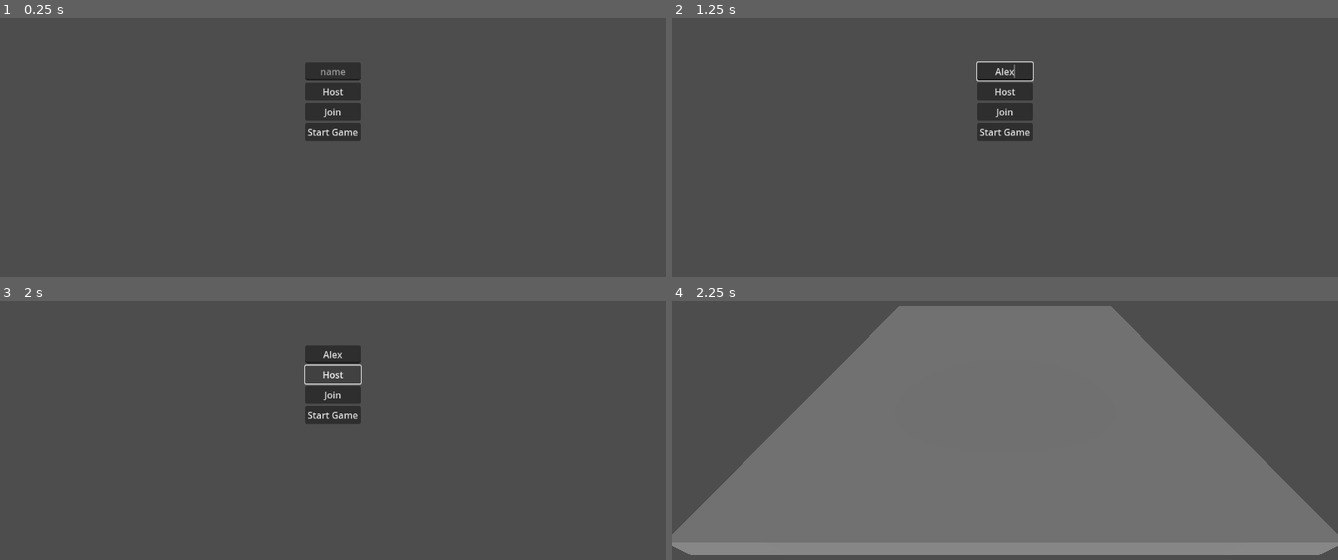
Above: before the commit, frames 1-4 (two rows, left to right).
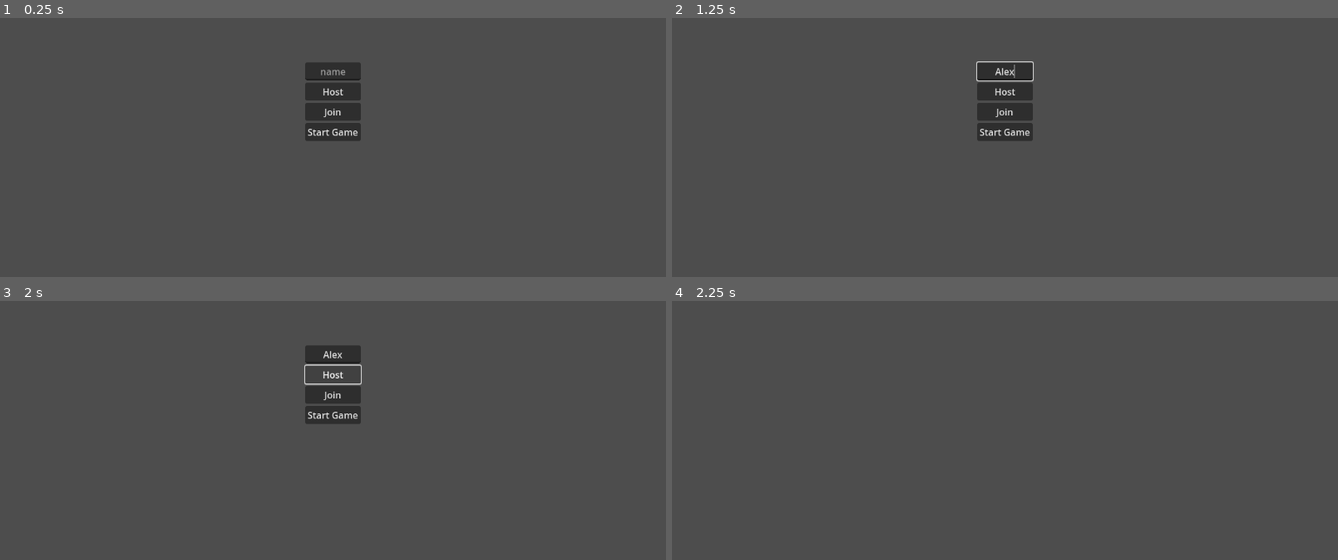
Above: after the commit, the same moments.

Repository: tremerin/godot_online
Game: Godot game, scene res://scenes/control.tscn
The game is run twice, just before and just after one commit, with the same random seed, the same clock (stepped at 60 frames per second) and the same inputs. The project has no main scene, so this scene is started directly.
Inputs (mouse positions are in pixels of both pictures, inside the frame that each line leads up to):
- Up to frame 1 (0.25 s): no input
- Up to frame 2 (1.25 s): click (1005, 72) at 0.52 s; type "Alex" at 0.6 s
- Up to frame 3 (2 s): click "Host" at 1.25 s
- Up to frame 4 (2.25 s): click "Start Game" at 2 s

Frames 1-3 are identical in both runs. In frame 4, 66% of the frame differs, in the area x 0-100%, y 1-99%.
Error before the commit: Invalid operands 'String' and 'int' in operator '+'. (res://scenes/MultiplayerController.gd:19)
Error after the commit: Invalid operands 'String' and 'int' in operator '+'. (res://scenes/MultiplayerController.gd:23)

Commit message:
public ip

Diff:
--- a/new-game-project/project.godot
+++ b/new-game-project/project.godot
@@ -12,7 +12,7 @@
 
 config/name="New Game Project"
 config/features=PackedStringArray("4.4", "Mobile")
-config/icon="res://icon.svg"
+config/icon="res://assets/icon.svg"
 
 [autoload]
 
--- a/new-game-project/scenes/MultiplayerController.gd
+++ b/new-game-project/scenes/MultiplayerController.gd
@@ -3,13 +3,17 @@
 @export var address = "127.0.0.1"
 @export var port = 4242
 var peer: ENetMultiplayerPeer
-
+@onready var http: HTTPRequest = $HTTPRequest
 
 func _ready() -> void:
 	multiplayer.peer_connected.connect(peer_connected)
 	multiplayer.peer_disconnected.connect(peer_disconnected)
 	multiplayer.connected_to_server.connect(connected_to_server)
 	multiplayer.connection_failed.connect(connection_failed)
+	#local ip
+	var ips = IP.get_local_addresses()
+	for ip in ips:
+		print(ip)
 
 
 func _on_host_pressed() -> void:
@@ -22,6 +26,7 @@
 	multiplayer.set_multiplayer_peer(peer)
 	send_player_information($CenterContainer/VBoxContainer/LineEdit.text, multiplayer.get_unique_id())
 	print("Waiting for players")
+	http.request("https://ifconfig.me/all.json")
 
 
 func _on_join_pressed() -> void:
@@ -65,3 +70,20 @@
 
 func connection_failed():
 	print("Connection failed")
+
+
+func _on_http_request_request_completed(result: int, response_code: int, headers: PackedStringArray, body: PackedByteArray) -> void:
+	print(result)
+	print(response_code)
+	if response_code == 200:
+		print("200")
+		#var data = JSON.parse_string(body.get_string_from_utf8())
+		#print("Public IP:", data["ip"])
+		#print(headers)
+		#print("body:", body)
+		var response_text = body.get_string_from_utf8()
+		print("Raw response:", response_text)  # Para debug
+		var data = JSON.parse_string(response_text)
+		print("Data:", data)
+		print(data["ip_addr"])
+		print(data["port"])
--- a/new-game-project/scenes/control.tscn
+++ b/new-game-project/scenes/control.tscn
@@ -39,6 +39,9 @@
 layout_mode = 2
 text = "Start Game"
 
+[node name="HTTPRequest" type="HTTPRequest" parent="."]
+
 [connection signal="pressed" from="CenterContainer/VBoxContainer/Host" to="." method="_on_host_pressed"]
 [connection signal="pressed" from="CenterContainer/VBoxContainer/Join" to="." method="_on_join_pressed"]
 [connection signal="pressed" from="CenterContainer/VBoxContainer/Start Game" to="." method="_on_start_game_pressed"]
+[connection signal="request_completed" from="HTTPRequest" to="." method="_on_http_request_request_completed"]
--- a/new-game-project/scenes/player.gd
+++ b/new-game-project/scenes/player.gd
@@ -4,6 +4,7 @@
 var direction:Vector3
 @onready var label_name: Label3D = $Label3D
 @onready var sync: MultiplayerSynchronizer = $MultiplayerSynchronizer
+@onready var cam: Camera3D = $Camera3D
 
 
 func _enter_tree():
@@ -15,8 +16,8 @@
 	for player in GameManager.players.keys():
 		if name == str(player):
 			label_name.text = GameManager.players.get(player).get("name")
-	#if sync.get_multiplayer_authority() == multiplayer.get_unique_id():
-	#	print("im ",name)
+	if sync.get_multiplayer_authority() == multiplayer.get_unique_id():
+		cam.current = true
 
 	#label_name.text = GameManager.players.get(name)
 
--- a/new-game-project/scenes/player.tscn
+++ b/new-game-project/scenes/player.tscn
@@ -1,10 +1,15 @@
-[gd_scene load_steps=5 format=3 uid="uid://c8agx0equiprq"]
+[gd_scene load_steps=7 format=3 uid="uid://c8agx0equiprq"]
 
 [ext_resource type="Script" uid="uid://cna7qsmw8x20t" path="res://scenes/player.gd" id="1_3vyb7"]
 
 [sub_resource type="CapsuleShape3D" id="CapsuleShape3D_u8vuu"]
 
 [sub_resource type="CapsuleMesh" id="CapsuleMesh_3vyb7"]
+
+[sub_resource type="BoxMesh" id="BoxMesh_3vyb7"]
+
+[sub_resource type="StandardMaterial3D" id="StandardMaterial3D_g2els"]
+albedo_color = Color(0.0646965, 0.0646965, 0.0646965, 1)
 
 [sub_resource type="SceneReplicationConfig" id="SceneReplicationConfig_3vyb7"]
 properties/0/path = NodePath(".:position")
@@ -20,6 +25,11 @@
 [node name="MeshInstance3D" type="MeshInstance3D" parent="."]
 mesh = SubResource("CapsuleMesh_3vyb7")
 
+[node name="Face" type="MeshInstance3D" parent="."]
+transform = Transform3D(0.5, 0, 0, 0, 0.2, 0, 0, 0, 0.2, 0, 0.439371, -0.477449)
+mesh = SubResource("BoxMesh_3vyb7")
+surface_material_override/0 = SubResource("StandardMaterial3D_g2els")
+
 [node name="Label3D" type="Label3D" parent="."]
 transform = Transform3D(1, 0, 0, 0, 1, 0, 0, 0, 1, 0, 1.23247, 0)
 text = "player
@@ -28,3 +38,6 @@
 
 [node name="MultiplayerSynchronizer" type="MultiplayerSynchronizer" parent="."]
 replication_config = SubResource("SceneReplicationConfig_3vyb7")
+
+[node name="Camera3D" type="Camera3D" parent="."]
+transform = Transform3D(1, 0, 0, 0, 0.894474, 0.447119, 0, -0.447119, 0.894474, 0, 1.23933, 2.94393)
--- a/new-game-project/scenes/world.tscn
+++ b/new-game-project/scenes/world.tscn
@@ -1,11 +1,16 @@
-[gd_scene load_steps=5 format=3 uid="uid://ckr1scb8x3opv"]
+[gd_scene load_steps=8 format=3 uid="uid://ckr1scb8x3opv"]
 
 [ext_resource type="Script" uid="uid://hqffbcjixb74" path="res://scenes/world_manager.gd" id="1_rwgxs"]
 [ext_resource type="PackedScene" uid="uid://c8agx0equiprq" path="res://scenes/player.tscn" id="2_4wyf3"]
+[ext_resource type="PackedScene" uid="uid://gb63nieym4ak" path="res://assets/blocks/bricks_A.gltf" id="3_4wyf3"]
 
 [sub_resource type="BoxShape3D" id="BoxShape3D_gv5m4"]
 
 [sub_resource type="BoxMesh" id="BoxMesh_f3sb7"]
+
+[sub_resource type="BoxMesh" id="BoxMesh_4wyf3"]
+
+[sub_resource type="SceneReplicationConfig" id="SceneReplicationConfig_4wyf3"]
 
 [node name="world" type="Node3D"]
 script = ExtResource("1_rwgxs")
@@ -20,9 +25,6 @@
 [node name="MeshInstance3D" type="MeshInstance3D" parent="StaticBody3D"]
 transform = Transform3D(20, 0, 0, 0, 1, 0, 0, 0, 20, 0, 0, 0)
 mesh = SubResource("BoxMesh_f3sb7")
-
-[node name="Camera3D" type="Camera3D" parent="."]
-transform = Transform3D(1, 0, 0, 0, 0.79653, 0.604599, 0, -0.604599, 0.79653, 0, 7.51792, 12.9023)
 
 [node name="DirectionalLight3D" type="DirectionalLight3D" parent="."]
 transform = Transform3D(1, 0, 0, 0, 0.821149, 0.570714, 0, -0.570714, 0.821149, 0, 6, 12)
@@ -41,3 +43,13 @@
 
 [node name="3" type="Marker3D" parent="Spawner" groups=["player_spawn_point"]]
 transform = Transform3D(1, 0, 0, 0, 1, 0, 0, 0, 1, -1, 0, 1)
+
+[node name="bricks_A2" parent="." instance=ExtResource("3_4wyf3")]
+transform = Transform3D(1, 0, 0, 0, 1, 0, 0, 0, 1, 8.10451, 0.508015, -8.19986)
+
+[node name="MeshInstance3D" type="MeshInstance3D" parent="."]
+transform = Transform3D(1, 0, 0, 0, 1, 0, 0, 0, 1, 7.80297, 0, -6.6832)
+mesh = SubResource("BoxMesh_4wyf3")
+
+[node name="MultiplayerSynchronizer" type="MultiplayerSynchronizer" parent="."]
+replication_config = SubResource("SceneReplicationConfig_4wyf3")
--- a/new-game-project/scenes/world_manager.gd
+++ b/new-game-project/scenes/world_manager.gd
@@ -1,6 +1,10 @@
 extends Node3D
 
 @export var player_scene : PackedScene
+var size:int = 5
+var bricks: Array[PackedScene] = []
+@onready var sync: MultiplayerSynchronizer = $MultiplayerSynchronizer
+
 
 func _ready() -> void:
 	var index = 0
@@ -12,3 +16,17 @@
 			if spawn.name == str(index):
 				current_player.global_position = spawn.global_position
 		index += 1
+
+	bricks.resize(5)
+	bricks[0] = preload("res://assets/blocks/bricks_A.gltf")
+	bricks[1] = preload("res://assets/blocks/bricks_B.gltf")
+	bricks[2] = preload("res://assets/blocks/dirt.gltf")
+	bricks[3] = preload("res://assets/blocks/dirt_with_grass.gltf")
+	bricks[4] = preload("res://assets/blocks/grass.gltf")
+	randomize()
+
+	for i in range(size):
+		var n = randi() % 5
+		var block = bricks[n].instantiate()
+		block.position = Vector3(0,1,i * 2)
+		add_child(block)
Binary file added: new-game-project/assets/blocks/block_bits_texture.png
Not shown, added: new-game-project/assets/blocks/block_bits_texture.png.import
Binary file added: new-game-project/assets/blocks/bricks_A.bin
Not shown, added: new-game-project/assets/blocks/bricks_A.gltf
Not shown, added: new-game-project/assets/blocks/bricks_A.gltf.import
Binary file added: new-game-project/assets/blocks/bricks_B.bin
Not shown, added: new-game-project/assets/blocks/bricks_B.gltf
Not shown, added: new-game-project/assets/blocks/bricks_B.gltf.import
Binary file added: new-game-project/assets/blocks/colored_block_blue.bin
Not shown, added: new-game-project/assets/blocks/colored_block_blue.gltf
Not shown, added: new-game-project/assets/blocks/colored_block_blue.gltf.import
Binary file added: new-game-project/assets/blocks/colored_block_green.bin
(and 114 more such lines)
